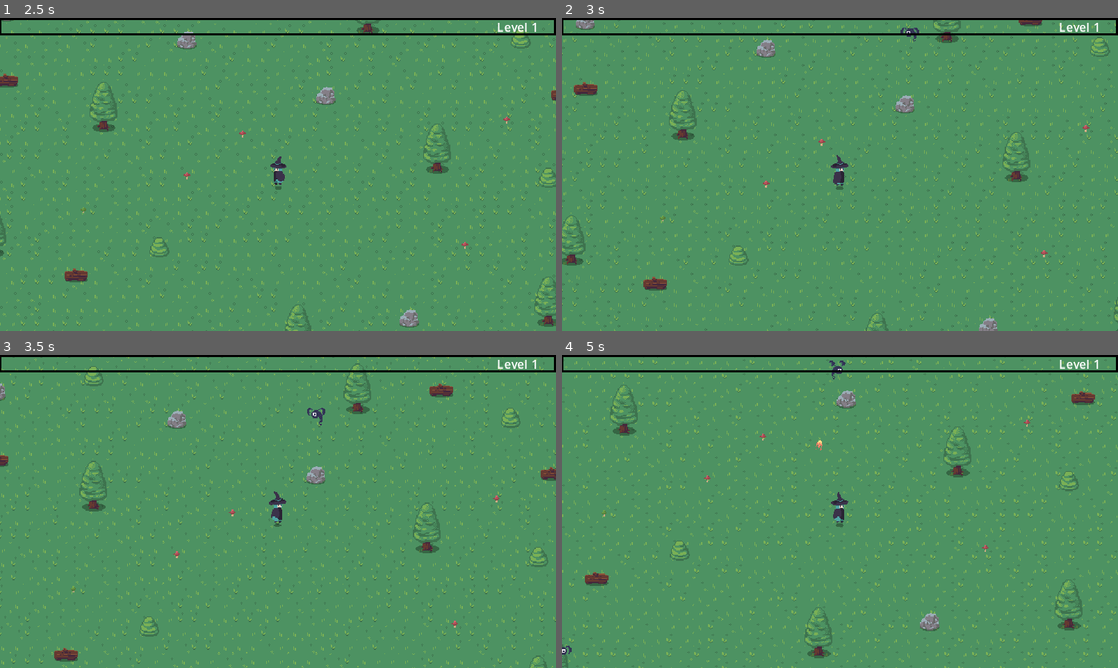
Above: before the commit, frames 1-4 (two rows, left to right).
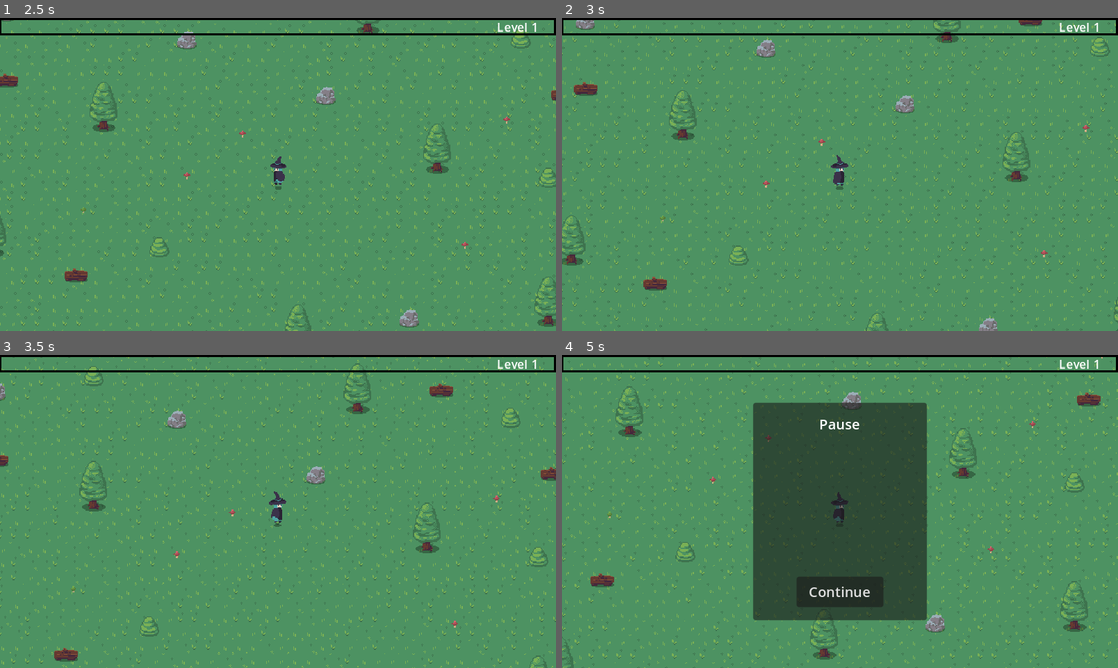
Above: after the commit, the same moments.

Repository: GuillermoIglesias/ragnarok
Game: Godot game, scene res://menu/main.tscn
Same seed, same stepped clock (60 frames per second), same inputs: the game is played once before the commit and once after it.
Inputs (mouse positions are in pixels of both pictures, inside the frame that each line leads up to):
- Up to frame 1 (2.5 s): click "Start" at 0.5 s; tap Enter at 1.25 s; move the mouse to (400, 158) at 1.27 s; press the mouse at (400, 158) at 1.28 s; hold D (right) 1.28-2.03 s; move the mouse to (166, 190) at 2.02 s; release the mouse at (166, 190) at 2.03 s; hold A (left) from 2.03 s (still down); click (166, 190) at 2.1 s
- Up to frame 2 (3 s): move the mouse to (895, 105) at 2.77 s; release A (left) at 2.78 s; press the mouse at (895, 105) at 2.78 s; hold D (right) from 2.78 s (still down)
- Up to frame 3 (3.5 s): keep holding D (right)
- Up to frame 4 (5 s): move the mouse to (812, 574) at 3.52 s; release the mouse at (812, 574) at 3.53 s; click (812, 574) at 3.6 s; move the mouse to (1006, 558) at 4.27 s; release D (right) at 4.28 s; press the mouse at (1006, 558) at 4.28 s; hold A (left) from 4.28 s (still down); tap Escape (pause, bound only after the commit) at 4.9 s

Frame 1 is identical in both runs. In frame 2, less than 0.1% of the frame differs, in the area x 60-65%, y 3-8%; in frame 3, less than 0.1%; in frame 4, 31%, in the area x 0-100%, y 0-100%.

Commit message:
added pause menu

Diff:
--- /dev/null
+++ b/menu/button.tscn
@@ -0,0 +1,6 @@
+[gd_scene format=3 uid="uid://dx1cp2udrmlu8"]
+
+[node name="Button" type="Button"]
+offset_right = 100.0
+offset_bottom = 35.0
+text = "Label"
--- a/menu/main.tscn
+++ b/menu/main.tscn
@@ -1,6 +1,7 @@
-[gd_scene load_steps=2 format=3 uid="uid://c78gl80tc0sw7"]
+[gd_scene load_steps=3 format=3 uid="uid://c78gl80tc0sw7"]
 
 [ext_resource type="Script" path="res://menu/main.gd" id="1_uaop0"]
+[ext_resource type="PackedScene" uid="uid://dx1cp2udrmlu8" path="res://menu/button.tscn" id="2_g4iid"]
 
 [node name="Main" type="Control"]
 layout_mode = 3
@@ -38,35 +39,22 @@
 horizontal_alignment = 1
 vertical_alignment = 1
 
-[node name="Start" type="Button" parent="."]
-layout_mode = 1
-anchors_preset = 8
-anchor_left = 0.5
-anchor_top = 0.5
-anchor_right = 0.5
-anchor_bottom = 0.5
-offset_left = -40.0
-offset_top = 44.0
-offset_right = 40.0
-offset_bottom = 79.0
-grow_horizontal = 2
-grow_vertical = 2
+[node name="Start" parent="." instance=ExtResource("2_g4iid")]
+layout_mode = 0
+offset_left = 280.0
+offset_top = 224.0
+offset_right = 360.0
+offset_bottom = 259.0
 text = "Start"
 
-[node name="Exit" type="Button" parent="."]
-layout_mode = 1
-anchors_preset = 7
-anchor_left = 0.5
-anchor_top = 1.0
-anchor_right = 0.5
-anchor_bottom = 1.0
-offset_left = -40.0
-offset_top = -80.0
-offset_right = 40.0
-offset_bottom = -45.0
-grow_horizontal = 2
-grow_vertical = 0
-text = "Exit"
+[node name="Exit" parent="." instance=ExtResource("2_g4iid")]
+layout_mode = 0
+offset_left = 280.0
+offset_top = 280.0
+offset_right = 360.0
+offset_bottom = 315.0
+text = "Exit
+"
 
 [connection signal="pressed" from="Start" to="." method="_on_start_pressed"]
 [connection signal="pressed" from="Exit" to="." method="_on_exit_pressed"]
--- a/project.godot
+++ b/project.godot
@@ -13,7 +13,6 @@
 config/name="Ragnarok"
 run/main_scene="res://menu/main.tscn"
 config/features=PackedStringArray("4.1", "Mobile")
-run/max_fps=60
 config/icon="res://icon.svg"
 
 [display]
@@ -51,6 +50,11 @@
 "events": [Object(InputEventKey,"resource_local_to_scene":false,"resource_name":"","device":-1,"window_id":0,"alt_pressed":false,"shift_pressed":false,"ctrl_pressed":false,"meta_pressed":false,"pressed":false,"keycode":0,"physical_keycode":68,"key_label":0,"unicode":100,"echo":false,"script":null)
 ]
 }
+pause={
+"deadzone": 0.5,
+"events": [Object(InputEventKey,"resource_local_to_scene":false,"resource_name":"","device":-1,"window_id":0,"alt_pressed":false,"shift_pressed":false,"ctrl_pressed":false,"meta_pressed":false,"pressed":false,"keycode":0,"physical_keycode":4194305,"key_label":0,"unicode":0,"echo":false,"script":null)
+]
+}
 
 [layer_names]
 
--- a/units/mob/mob.tscn
+++ b/units/mob/mob.tscn
@@ -177,6 +177,10 @@
 position = Vector2(-0.5, -4)
 shape = SubResource("RectangleShape2D_8vnxw")
 
+[node name="VisibleOnScreen" type="VisibleOnScreenEnabler2D" parent="."]
+position = Vector2(-0.499999, -4.5)
+scale = Vector2(1.35, 1.45)
+
 [connection signal="animation_finished" from="AnimatedSprite" to="." method="_on_animated_sprite_animation_finished"]
 [connection signal="hurt" from="Hurtbox" to="." method="_on_hurtbox_hurt"]
 
--- a/units/player/player.gd
+++ b/units/player/player.gd
@@ -20,6 +20,7 @@
 # GUI
 @onready var exp_bar = $GUILayer/GUI/ExpBar
 @onready var level_label = $GUILayer/GUI/ExpBar/Level
+@onready var pause_menu = $GUILayer/GUI/Pause
 
 @onready var anim = $AnimatedSprite
 
@@ -27,11 +28,13 @@
 func _ready():
 	level_label.text = str("Level ", level)
 	set_exp_bar(experience, calc_exp_cap())
+	pause_menu.visible = false
 	anim.play("idle")
 
 
 func _process(_delta):
 	movement()
+	input()
 
 
 func movement():
@@ -46,6 +49,17 @@
 	if Input.is_action_pressed("left_click"):
 		target = get_global_mouse_position()
 		anim.flip_h = get_local_mouse_position().x < 0
+
+
+func input():
+	if Input.is_action_just_pressed("pause"):
+		get_tree().paused = true
+		pause_menu.visible = true
+
+
+func _on_continue_pressed():
+	pause_menu.visible = false
+	get_tree().paused = false
 
 
 func _on_hurtbox_hurt(damage):
@@ -96,9 +110,10 @@
 
 
 func _on_nova_timer_timeout():
-	var nova = Nova.instantiate()
-	nova.position = position
-	add_child(nova)
+	if enable_spells:
+		var nova = Nova.instantiate()
+		nova.position = position
+		add_child(nova)
 
 
 func _on_grab_items_area_entered(area):
--- a/units/player/player.tscn
+++ b/units/player/player.tscn
@@ -6,6 +6,7 @@
 [ext_resource type="PackedScene" uid="uid://0snat8gew3f2" path="res://utility/hurtbox.tscn" id="4_16c7j"]
 [ext_resource type="Texture2D" uid="uid://b7sjjru25r26s" path="res://assets/textures/GUI/exp_background.png" id="5_uyo5b"]
 [ext_resource type="Texture2D" uid="uid://cnryh4cv5nm8i" path="res://assets/textures/GUI/exp_progress.png" id="6_58a1q"]
+[ext_resource type="PackedScene" uid="uid://dx1cp2udrmlu8" path="res://menu/button.tscn" id="7_mjt15"]
 
 [sub_resource type="AtlasTexture" id="AtlasTexture_8h5bo"]
 atlas = ExtResource("2_6yahn")
@@ -226,6 +227,74 @@
 theme_override_font_sizes/font_size = 14
 text = "Level 999"
 
+[node name="LevelUp" type="Panel" parent="GUILayer/GUI"]
+layout_mode = 1
+anchors_preset = 8
+anchor_left = 0.5
+anchor_top = 0.5
+anchor_right = 0.5
+anchor_bottom = 0.5
+offset_left = 480.0
+offset_top = -125.0
+offset_right = 680.0
+offset_bottom = 125.0
+grow_horizontal = 2
+grow_vertical = 2
+
+[node name="Title" type="Label" parent="GUILayer/GUI/LevelUp"]
+layout_mode = 1
+anchors_preset = 10
+anchor_right = 1.0
+offset_bottom = 50.0
+grow_horizontal = 2
+text = "Level Up !"
+horizontal_alignment = 1
+vertical_alignment = 1
+
+[node name="Options" type="VBoxContainer" parent="GUILayer/GUI/LevelUp"]
+layout_mode = 0
+offset_left = 10.0
+offset_top = 50.0
+offset_right = 190.0
+offset_bottom = 100.0
+
+[node name="Pause" type="Panel" parent="GUILayer/GUI"]
+process_mode = 2
+layout_mode = 1
+anchors_preset = 5
+anchor_left = 0.5
+anchor_right = 0.5
+offset_left = -100.0
+offset_top = 55.0
+offset_right = 100.0
+offset_bottom = 305.0
+grow_horizontal = 2
+
+[node name="Title" type="Label" parent="GUILayer/GUI/Pause"]
+layout_mode = 1
+anchors_preset = 10
+anchor_right = 1.0
+offset_bottom = 50.0
+grow_horizontal = 2
+text = "Pause"
+horizontal_alignment = 1
+vertical_alignment = 1
+
+[node name="Continue" parent="GUILayer/GUI/Pause" instance=ExtResource("7_mjt15")]
+layout_mode = 1
+anchors_preset = 7
+anchor_left = 0.5
+anchor_top = 1.0
+anchor_right = 0.5
+anchor_bottom = 1.0
+offset_left = -50.0
+offset_top = -50.0
+offset_right = 50.0
+offset_bottom = -15.0
+grow_horizontal = 2
+grow_vertical = 0
+text = "Continue"
+
 [connection signal="timeout" from="FireTimer" to="." method="_on_fire_timer_timeout"]
 [connection signal="timeout" from="NovaTimer" to="." method="_on_nova_timer_timeout"]
 [connection signal="hurt" from="Hurtbox" to="." method="_on_hurtbox_hurt"]
@@ -233,5 +302,6 @@
 [connection signal="body_exited" from="Detector" to="." method="_on_detector_body_exited"]
 [connection signal="area_entered" from="GrabItems" to="." method="_on_grab_items_area_entered"]
 [connection signal="area_entered" from="CollectItems" to="." method="_on_collect_items_area_entered"]
+[connection signal="pressed" from="GUILayer/GUI/Pause/Continue" to="." method="_on_continue_pressed"]
 
 [editable path="Hurtbox"]
--- a/world/level.tscn
+++ b/world/level.tscn
@@ -578,18 +578,10 @@
 [sub_resource type="Resource" id="Resource_hfuqy"]
 script = ExtResource("6_7dljh")
 time_start = 0
-time_end = 60
-mob = ExtResource("5_m57gb")
-mob_num = 10
-delay = 5
-
-[sub_resource type="Resource" id="Resource_hgcrc"]
-script = ExtResource("6_7dljh")
-time_start = 0
-time_end = 60
+time_end = 300
 mob = ExtResource("5_m57gb")
 mob_num = 1
-delay = 1
+delay = 5
 
 [node name="Level" type="Node2D"]
 texture_filter = 1
@@ -612,6 +604,6 @@
 [node name="Player" parent="." instance=ExtResource("3_8cuki")]
 
 [node name="Spawner" parent="." instance=ExtResource("4_iyq3m")]
-spawns = Array[ExtResource("6_7dljh")]([SubResource("Resource_hfuqy"), SubResource("Resource_hgcrc")])
+spawns = Array[ExtResource("6_7dljh")]([SubResource("Resource_hfuqy")])
 
 [node name="Loot" type="Node2D" parent="." groups=["loot"]]
Not shown: 1 places in units/player/player.tscn that only renumber resources
Not shown: 1 places in world/level.tscn that only renumber resources
